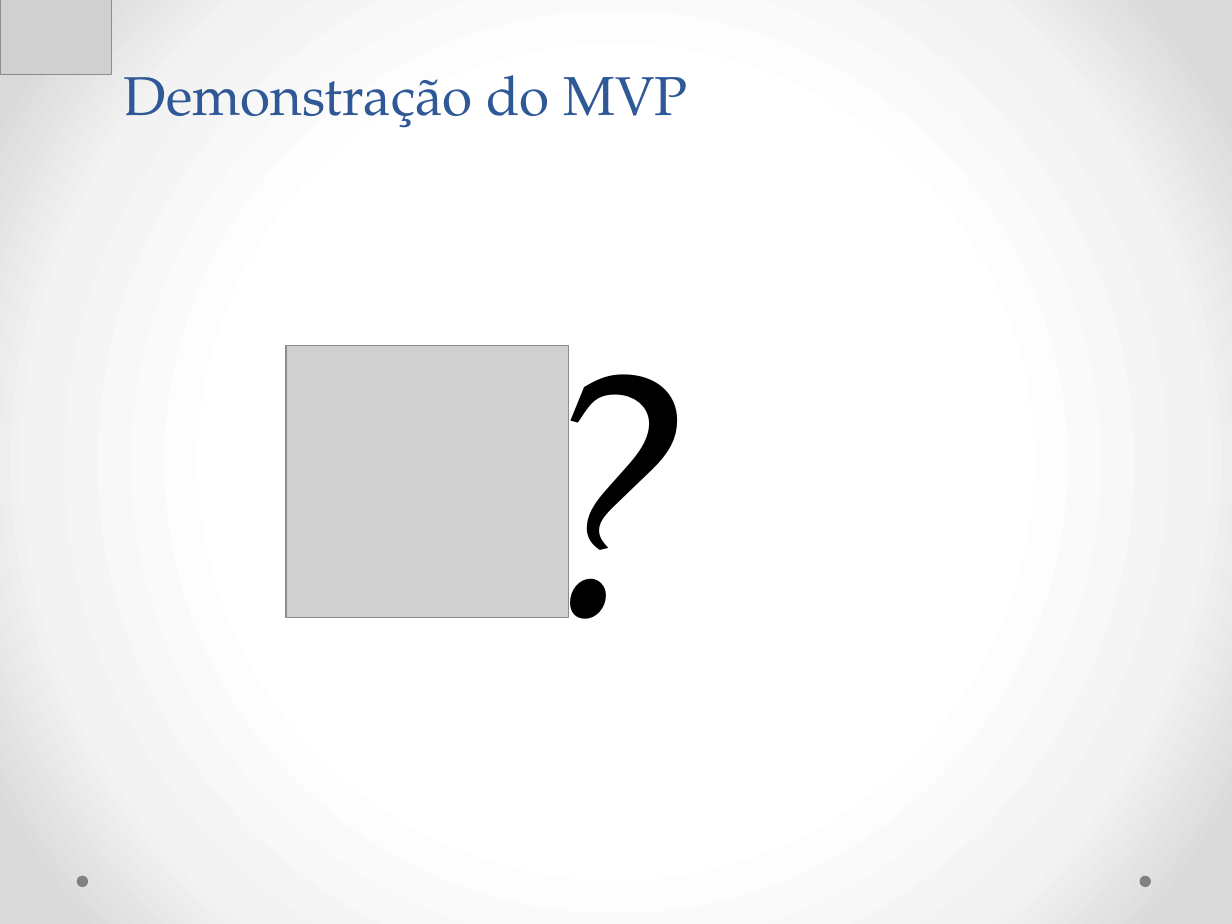
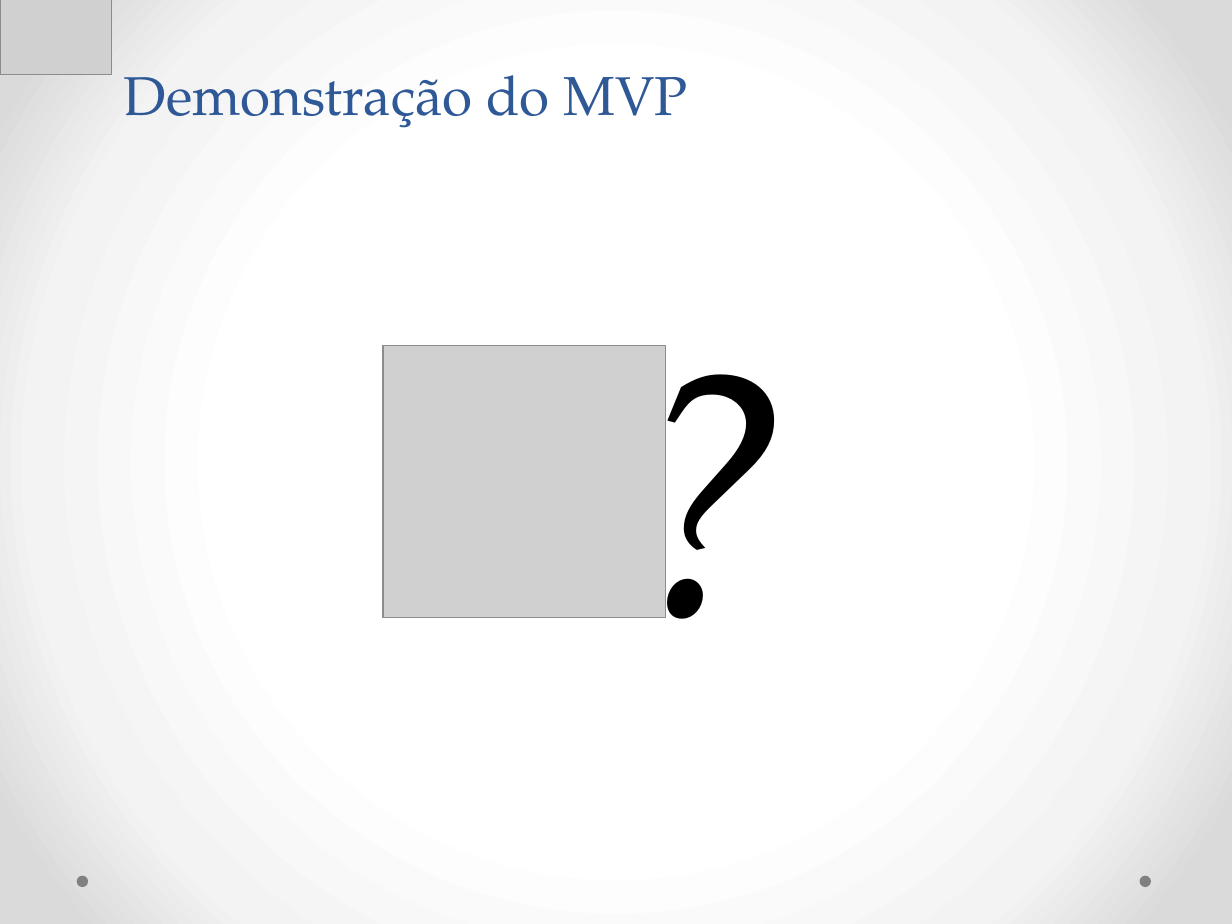
Before and after one commit to Neimarmg/TCC, a slide deck: slide 20 of Documentação final do projeto/Ppt-Final.pptx. Drawn at 1232x924 pixels with LibreOffice and Linux fonts; fonts in the diff are those of the drawing; grey boxes stand for pictures. Boxes give left, top, right and bottom in pixels: in the first picture for what was removed or moved away, otherwise in the second. Text is boxed around its words. In the diff, an @@ line names an element or a change of style, - is before the commit and + after.

```diff
--- a/Documentação final do projeto/Ppt-Final.pptx
+++ b/Documentação final do projeto/Ppt-Final.pptx
@@ text "?": place and size @@
-text "?" at bbox=[519, 269, 722, 696]
+text "?" at bbox=[616, 269, 819, 696]
@@ picture: place and size @@
-picture at bbox=[286, 346, 569, 617]
+picture at bbox=[383, 346, 667, 617]
```
Also in this commit, not shown: 5 other slides changed.
